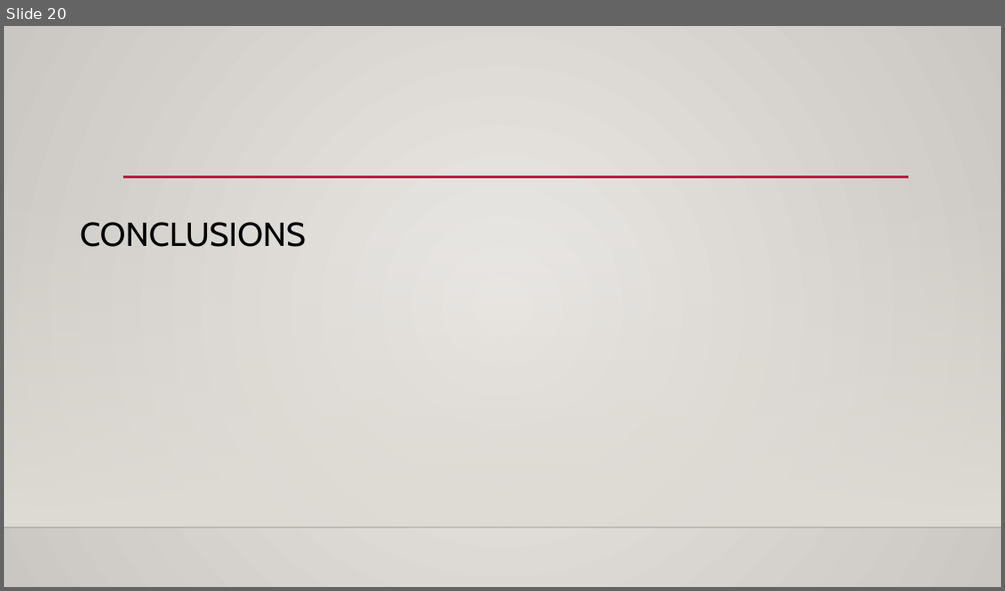
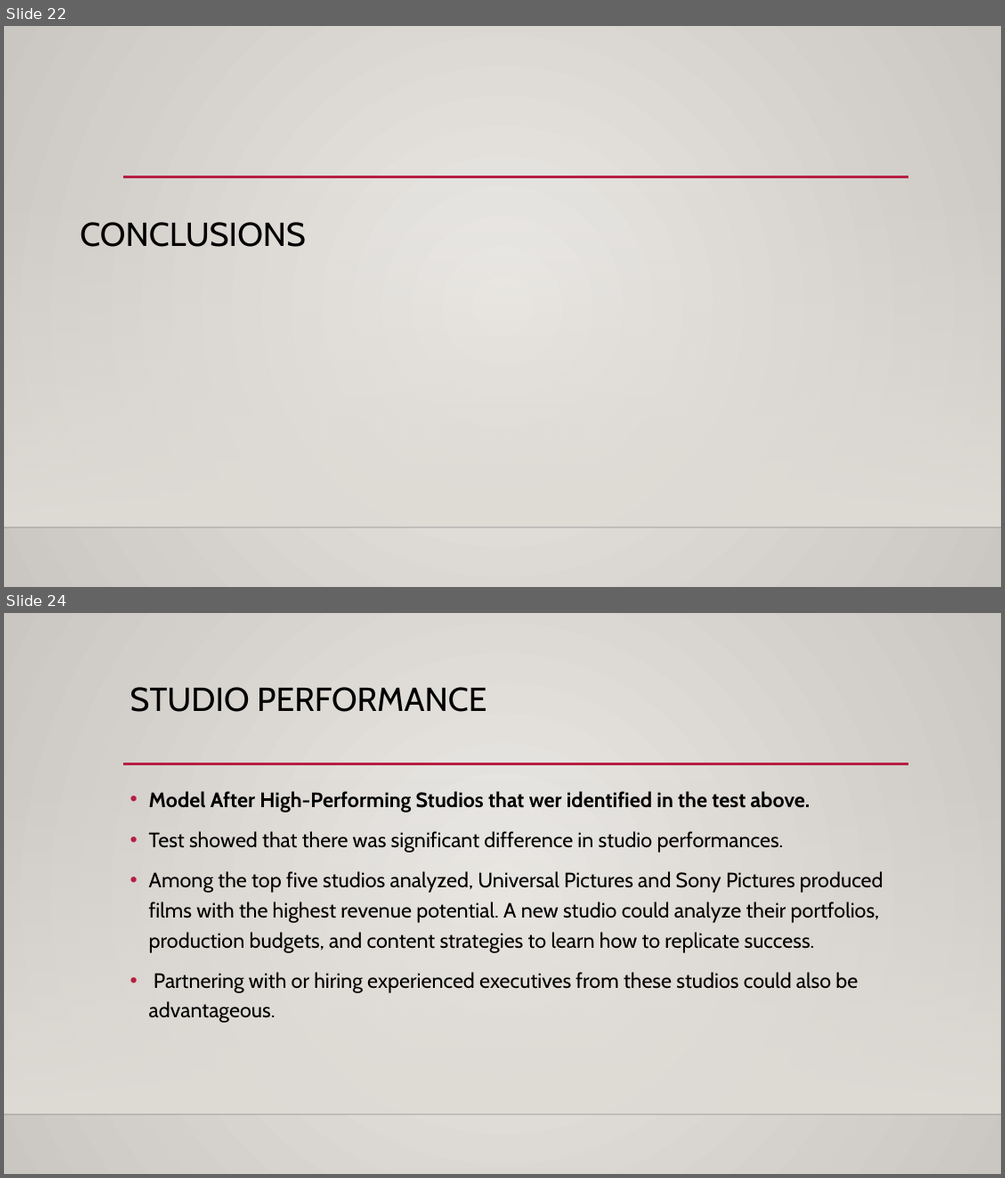
Before and after one commit to Abond1234/Dsc-Phase-2-project-2025, a slide deck: movie studio project.pptx. Shown one above the other, each under a label of ours: slide 20 before the commit, slides 22 and 24 after it; the slides between them are not shown. The pictures are 1005x591 and 1005x1178 pixels, drawn with LibreOffice and Linux fonts; fonts in the diff are those of the drawing; background and template pictures are left out. Boxes give left, top, right and bottom in pixels: in the first picture for what was removed or moved away, otherwise in the second. Text is boxed around its words. In the diff, an @@ line names an element or a change of style, - is before the commit and + after.

Commit message:
Update movie studio project presentation

```diff
--- a/movie studio project.pptx
+++ b/movie studio project.pptx
@@ slide 24 added at (x1=4, y1=613, x2=1001, y2=1174), background gradient #ECEAE7 to #CAC7C1; not listed: 3 template elements that a slide beside it also shows @@
@@ title added at (x1=130, y1=687, x2=486, y2=712), 32 pt, text #000000 @@
+STUDIO PERFORMANCE
@@ text added at (x1=149, y1=791, x2=883, y2=1022), 20 pt, text #000000 @@
+• Model After High-Performing Studios that wer identified in the test above.
+• Test showed that there was significant difference in studio performances.
+• Among the top five studios analyzed, Universal Pictures and Sony Pictures produced films with the highest revenue potential. A new studio could analyze their portfolios, production budgets, and content strategies to learn how to replicate success.
+• Partnering with or hiring experienced executives from these studios could also be advantageous.
@@ what was slide 20 is now slide 22 @@
```
Also in this commit, not shown: 12 slides changed, 8 other slides added, 2 slides removed.
